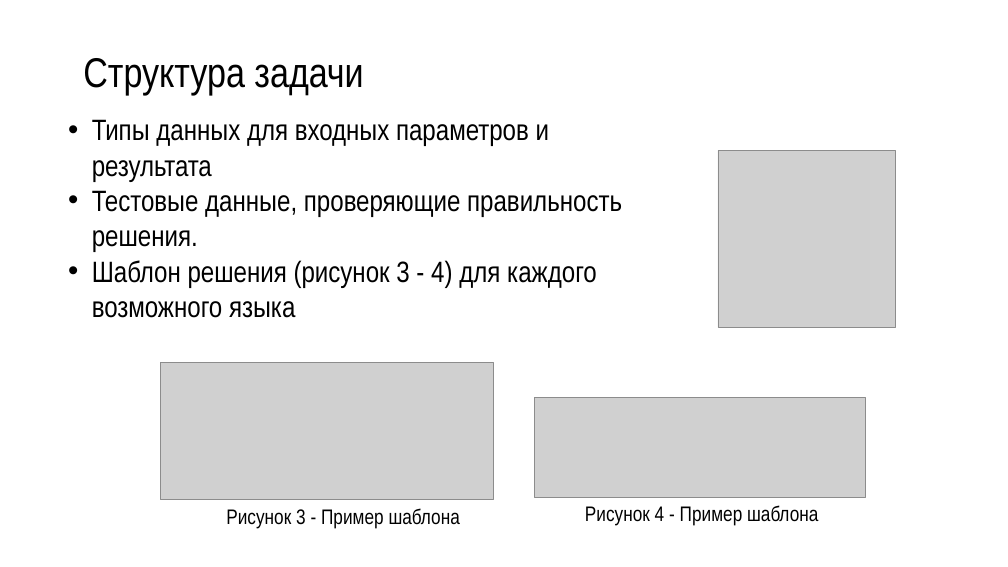
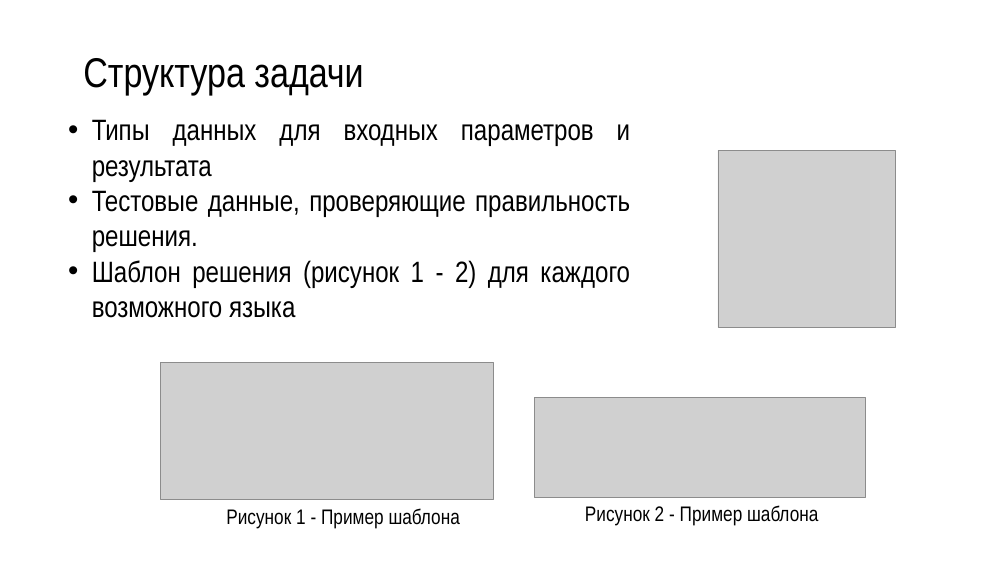
Before and after one commit to R3nnyWeb/codest-open, a slide deck: slide 4 of Презентация Microsoft PowerPoint.pptx (slide 5 before the commit). Drawn at 1008x567 pixels with LibreOffice and Linux fonts; fonts in the diff are those of the drawing; grey boxes stand for pictures; background and template pictures are left out. Boxes give left, top, right and bottom in pixels: in the first picture for what was removed or moved away, otherwise in the second. Text is boxed around its words. In the diff, an @@ line names an element or a change of style, - is before the commit and + after.

```diff
--- a/Презентация Microsoft PowerPoint.pptx
+++ b/Презентация Microsoft PowerPoint.pptx
@@ text at [92,119,630,252]: alignment left to justified @@
@@ text at [92,260,630,287]: text changed @@
-• Шаблон решения (рисунок 3 - 4) для каждого возможного языка
+• Шаблон решения (рисунок 1 - 2) для каждого возможного языка
@@ text at [226,508,460,529]: text changed @@
-Рисунок 3 - Пример шаблона
+Рисунок 1 - Пример шаблона
@@ text at [585,505,818,526]: text changed @@
-Рисунок 4 - Пример шаблона
+Рисунок 2 - Пример шаблона
```
Also in this commit, not shown: 4 other slides changed, 10 slides added, 1 slide removed, 1 other file.
